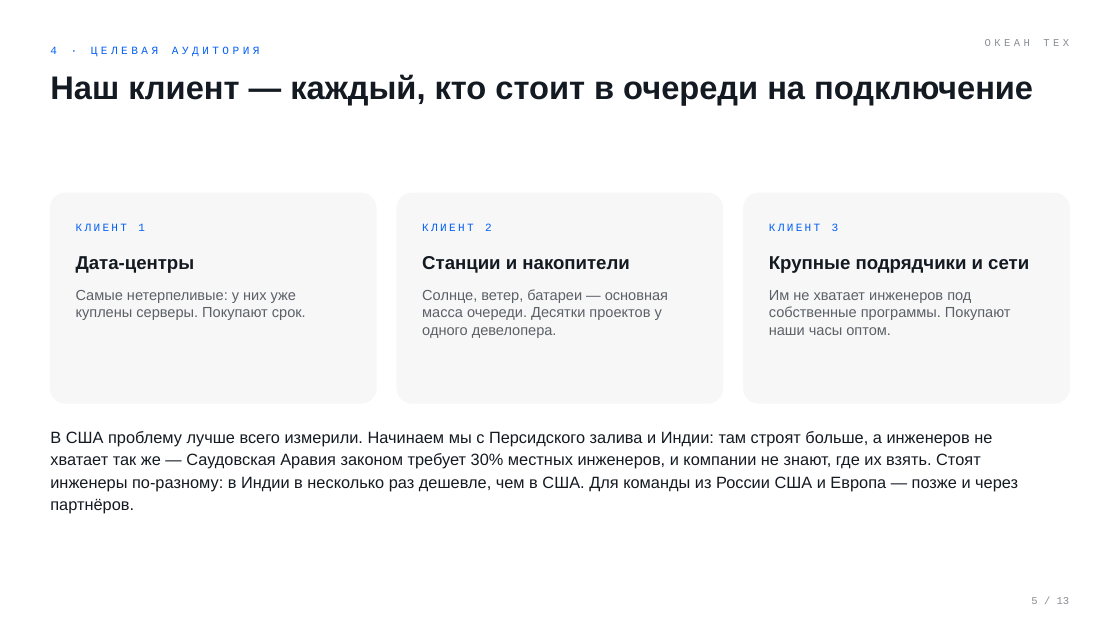
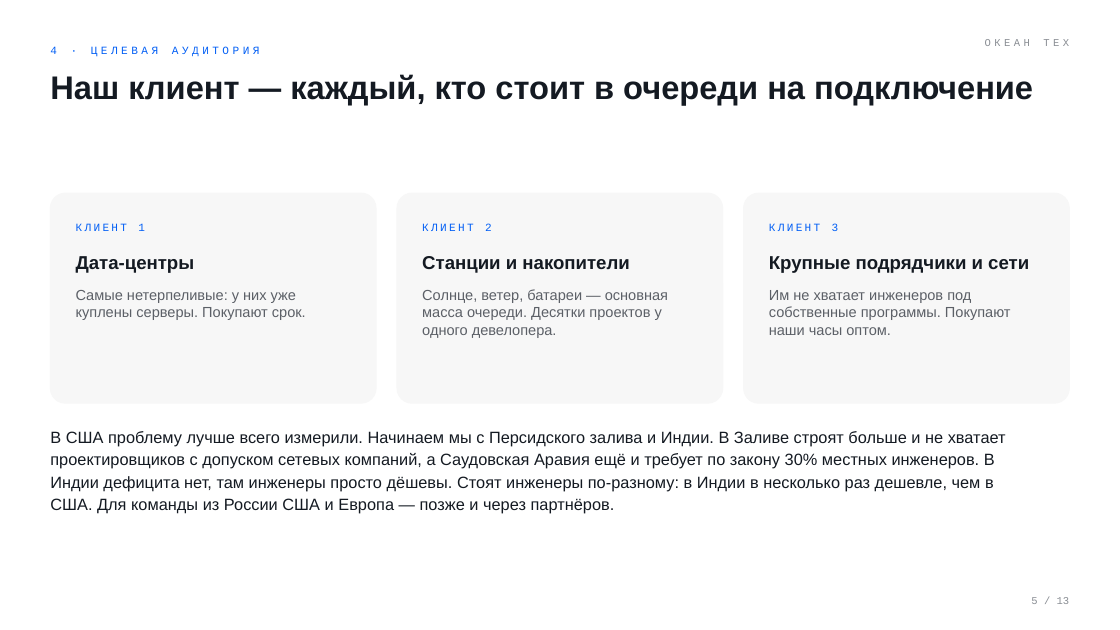
Before and after one commit to komoroshin/research, a slide deck: slide 5 of ai-case-library/research/ventures/grid-plain-deck.pptx. Drawn at 1120x630 pixels with LibreOffice and Linux fonts; fonts in the diff are those of the drawing. Boxes give left, top, right and bottom in pixels: in the first picture for what was removed or moved away, otherwise in the second. Text is boxed around its words. In the diff, an @@ line names an element or a change of style, - is before the commit and + after.

```diff
--- a/ai-case-library/research/ventures/grid-plain-deck.pptx
+++ b/ai-case-library/research/ventures/grid-plain-deck.pptx
@@ text at bbox=[50, 431, 1006, 514]: text changed @@
-В США проблему лучше всего измерили. Начинаем мы с Персидского залива и Индии: там строят больше, а инженеров не хватает так же — Саудовская Аравия законом требует 30% местных инженеров, и компании не знают, где их взять. Стоят инженеры по-разному: в Индии в несколько раз дешевле, чем в США. Для команды из России США и Европа — позже и через партнёров.
+В США проблему лучше всего измерили. Начинаем мы с Персидского залива и Индии. В Заливе строят больше и не хватает проектировщиков с допуском сетевых компаний, а Саудовская Аравия ещё и требует по закону 30% местных инженеров. В Индии дефицита нет, там инженеры просто дёшевы. Стоят инженеры по-разному: в Индии в несколько раз дешевле, чем в США. Для команды из России США и Европа — позже и через партнёров.
```
Also in this commit, not shown: 13 other files.
